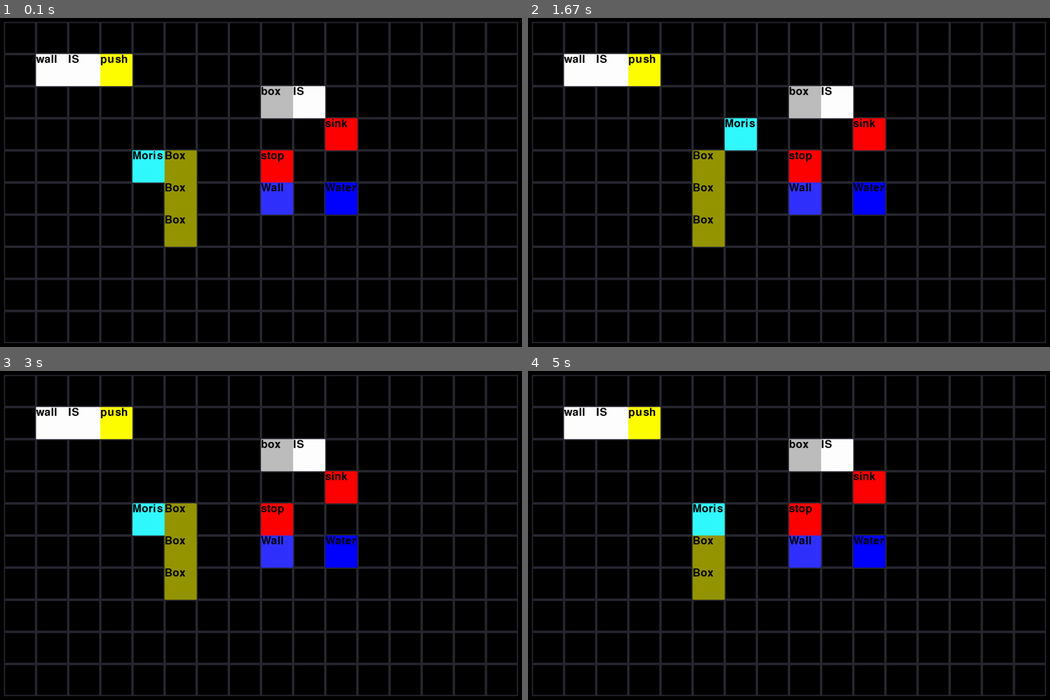
Above: before the commit, frames 1-4 (two rows, left to right).
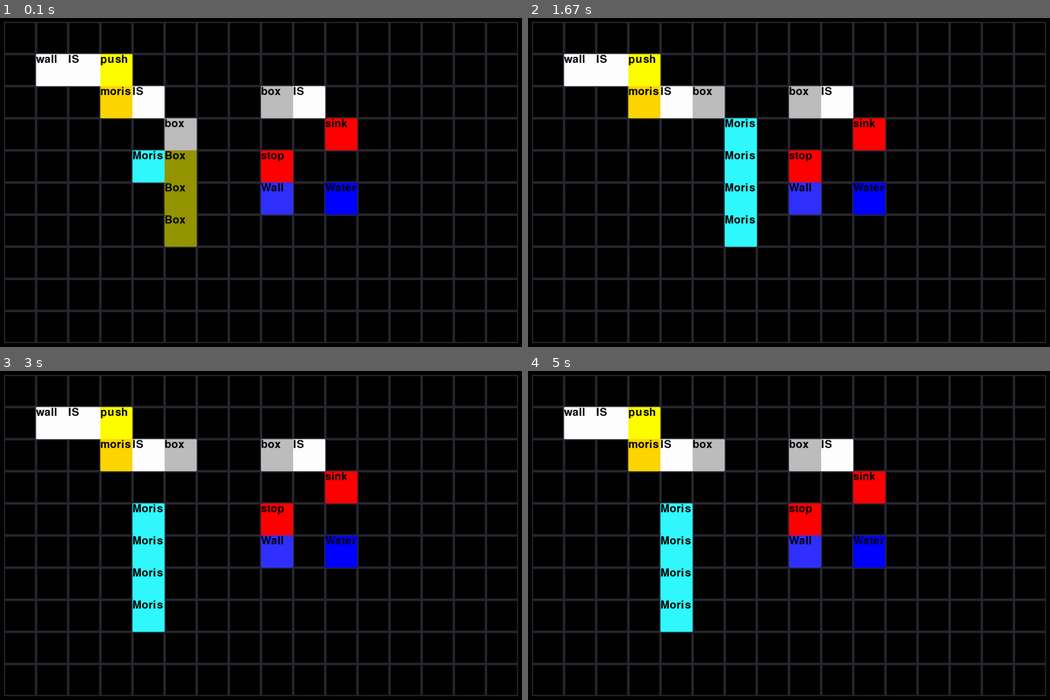
Above: after the commit, the same moments.

Repository: DIVERSIUMx/pygame-project
Game: pygame game, started from main.py
Same seed, same stepped clock (60 frames per second), same inputs: the game is played once before the commit and once after it.
Inputs:
- Up to frame 1 (0.1 s): no input
- Up to frame 2 (1.67 s): hold D 0.33-0.8 s; hold W 0.83-1.13 s; hold D 1.17-1.63 s
- Up to frame 3 (3 s): hold A 1.67-2.2 s; hold S 2.23-2.53 s; hold A 2.57-2.97 s
- Up to frame 4 (5 s): hold W 3-3.37 s; hold D 3.4-4.03 s; hold S 4.07-4.43 s; hold A 4.47-4.93 s; hold D from 4.97 s (still down)

The runs differ from the first frame. In frame 1, 1.8% of the frame differs, in the area x 19-38%, y 20-41%; in frame 2, 5.2%; in frame 3, 5.2%; in frame 4, 5.8%, in the area x 19-38%, y 20-80%.

Commit message:
add options moris is wall and etc

Diff:
--- a/Rules_and_blocks.py
+++ b/Rules_and_blocks.py
@@ -1,5 +1,5 @@
 from tric import Item
-from items import MegaItems, wall, rock, box, board
+from items import MegaItems, wall, rock, box, board, moris
 
 colors = {
     # 'name': 'color'
@@ -12,7 +12,8 @@
     'stop': 'red',
     'death': 'grey',
     'win': 'yellow',
-    'weak': 'grey'
+    'weak': 'grey',
+    'moris': 'gold'
 }
 
 
@@ -78,6 +79,7 @@
         first_cord: (int, int), first_name: str, is_cord: (int, int), finish_cord: (int, int), finish_name,
         is_name='IS', object_object=False
 ):
+    flag_moris = True
     if object_object:  # Изменение объектов (пример: wall is box)
         for x in range(board.width):
             for y in range(board.height):
@@ -87,12 +89,22 @@
                         print(111111111111)
                         board.board[y][x][0] = globals()[f"{finish_name}"]
                         print(board.board[y][x], 'log 3')
-
+    elif first_name == 'moris':
+        for x in range(board.width):
+            for y in range(board.height):
+                if board.board[y][x]:
+                    if board.board[y][x][0].name == finish_name.capitalize():
+                        print(board.board[y][x][0].name)
+                        print(111111111111)
+                        board.board[y][x][0] = globals()[f"{'moris'}"]
+                        flag_moris = False
+                        print(board.board[y][x], 'log 3')
     else:
         print(first_name, finish_name)
         exec(compile(f"globals()['{first_name}'].set_{finish_name}(True)", str(), 'exec'))
         print(globals()[first_name].get_rules())
-    ActiveRules.append((first_cord, is_cord, finish_cord, (first_name, is_name, finish_name, object_object)))
+    if flag_moris:
+        ActiveRules.append((first_cord, is_cord, finish_cord, (first_name, is_name, finish_name, object_object)))
 
 
 new_rule(first_cord=(1, 1), first_name='wall', is_cord=(2, 1), finish_cord=(3, 1), finish_name='push')
--- a/items.py
+++ b/items.py
@@ -2,7 +2,7 @@
 from tric import Item, Rule, MainBoard
 
 
-class MegaItems(Item):  # лень менять в другом файле
+class MegaItems(Item):
     def __init__(self, board: MainBoard):
         super().__init__(board)
         self.colide_type = 0
@@ -12,8 +12,9 @@
         self.sink = False
         self.win = False
         self.weak = False
+        self.you = False
 
-    def set_death(self, act: bool):
+    def set_deth(self, act: bool):
         self.death = act
 
     def set_stop(self, act: bool):
@@ -28,6 +29,15 @@
     def set_win(self, act: bool):
         self.win = act
 
+    def get_rules(self):
+        return (self.stop,
+                self.death,
+                self.push,
+                self.sink,
+                self.win,
+                self.weak,
+                self.you)
+
     def get_colide_type(self):
         if self.stop:
             return 100
@@ -39,9 +49,6 @@
             return 1
         else:
             return 0
-
-    def get_rules(self):
-        return (self.stop, self.death, self.push, self.sink, self.win, self.weak)
 
 
 class Moris(MegaItems):
@@ -64,7 +71,7 @@
 
 class Rock(MegaItems):
     name = "Rock"
-    color = "orange"
+    color = 'orange'
     rule = Rule()
 
 
@@ -75,7 +82,7 @@
 
 
 board = MainBoard(16, 10, 80)
+moris = Moris(board)
 wall = Wall(board)
 box = Box(board)
 rock = Rock(board)
-print(wall.get_rules(), 222)
--- a/main.py
+++ b/main.py
@@ -2,15 +2,15 @@
 import pygame
 from tric import MainBoard
 import items
+import Rules_and_blocks
 from items import board
-import Rules_and_blocks
 
-fps = 60
+fps = 24
 
 
 def test(self: MainBoard):
     """В эту функцию пихать все для тестов"""
-    self.board[4][4] = [items.Moris(self)]
+    self.board[4][4] = [items.moris]
     self.rules[items.Moris].you = True
     # self.rules[items.Moris].weak = False
 
@@ -29,6 +29,9 @@
     self.board[3][10] = [Rules_and_blocks.ActiveBlocksAction("sink", self)]
     self.board[4][8] = [Rules_and_blocks.ActiveBlocksAction("stop", self)]
     self.board[5][10] = [Rules_and_blocks.ActiveBlocksAction("stop", self)]
+    self.board[2][3] = [Rules_and_blocks.ActiveBlocksObject("moris", self)]
+    self.board[2][4] = [Rules_and_blocks.ActiveBlocksIS(self)]
+    self.board[3][5] = [Rules_and_blocks.ActiveBlocksAction("box", self)]
     # self.rules[Rules_and_blocks.ActiveBlocksObject].set_colide_type(90)
     self.rules[Rules_and_blocks.ActiveBlocksObject].push = True
     # self.rules[Rules_and_blocks.ActiveBlocksIS].set_colide_type(90)
@@ -59,11 +62,9 @@
             elif event.type == pygame.KEYDOWN:
                 print(
                     items.wall.get_rules(),
-                    "wall",
-                    "\n",
+                    "wall", "\n",
                     items.box.get_rules(),
-                    "box",
-                    "\n",
+                    "box", "\n",
                     items.rock.get_rules(),
                     "rock",
                 )
